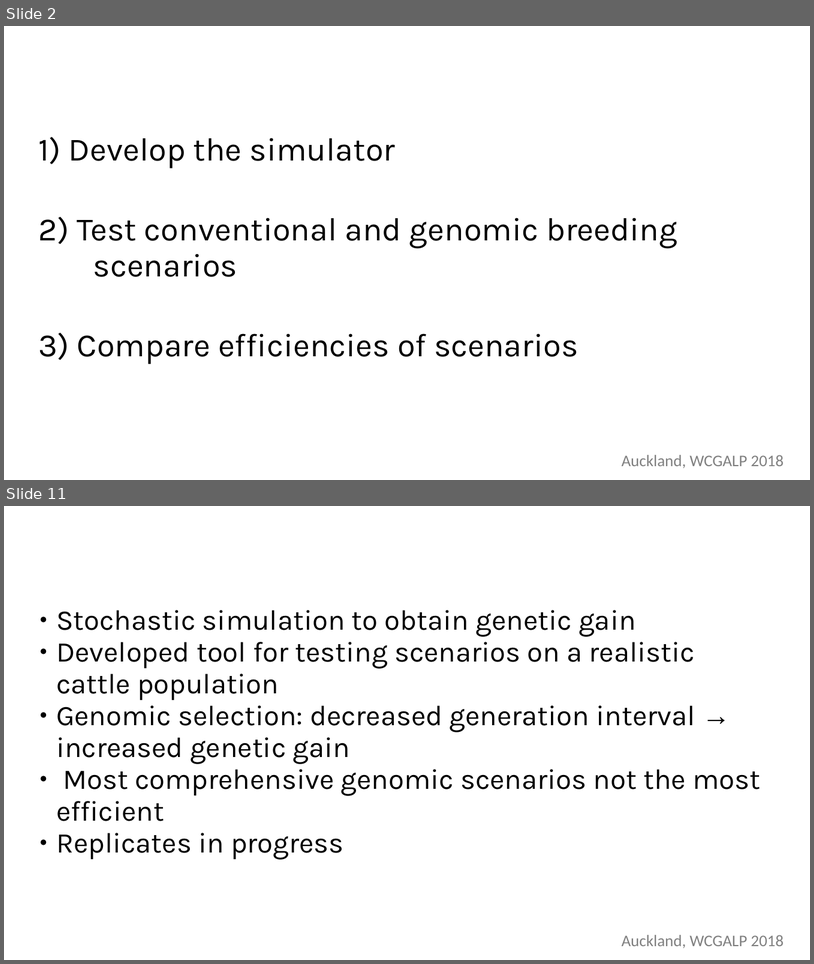
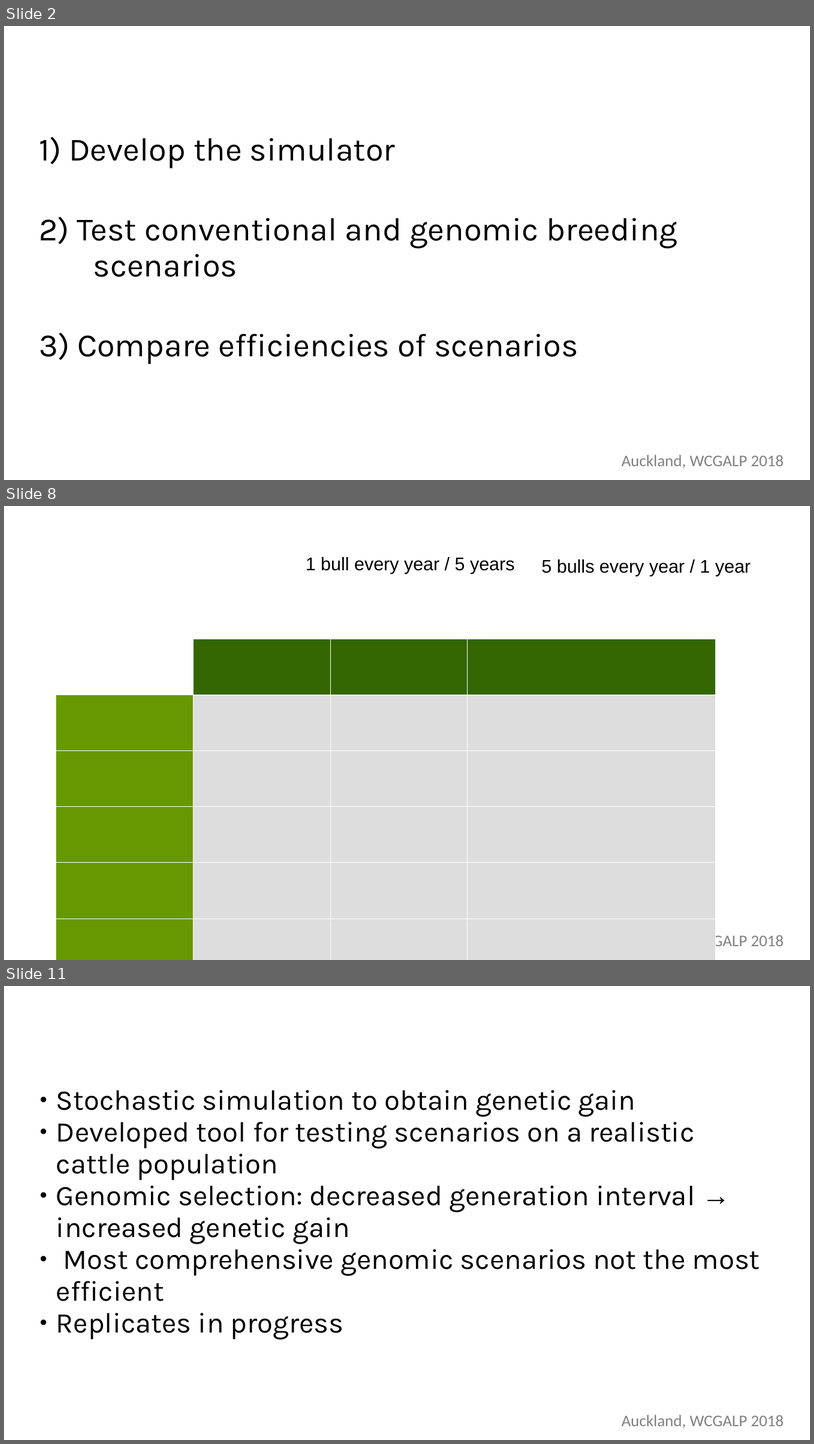
Before and after one commit to janaobsteter/Genotype_CODES, a slide deck: WCGALP_Predstavitev_31012018.ppt. Shown one above the other, each under a label of ours: slides 2 and 11 before the commit, slides 2, 8 and 11 after it; the slides between them are not shown. The pictures are 814x964 and 814x1444 pixels, drawn with LibreOffice and Linux fonts; fonts in the diff are those of the drawing; background and template pictures are left out. Boxes give left, top, right and bottom in pixels: in the first picture for what was removed or moved away, otherwise in the second. Text is boxed around its words. In the diff, an @@ line names an element or a change of style, - is before the commit and + after.

```diff
--- a/WCGALP_Predstavitev_31012018.ppt
+++ b/WCGALP_Predstavitev_31012018.ppt
@@ slide 8 added at [4,506,810,960], background picture (left out); not listed: 1 template element that a slide beside it also shows @@
@@ text added at [306,557,515,574], 18 pt, text #000000 @@
+1 bull every year / 5 years
@@ text added at [542,559,751,576], 18 pt, text #000000 @@
+5 bulls every year / 1 year
@@ table added at [56,639,717,906], 6 rows, 4 columns @@
+ |  |  | 
+ |  |  | 
+ |  |  | 
+ |  |  | 
+ |  |  | 
+ |  |  | 
```
Also in this commit, not shown: 7 slides changed, 1 slide removed, 7 other files.
